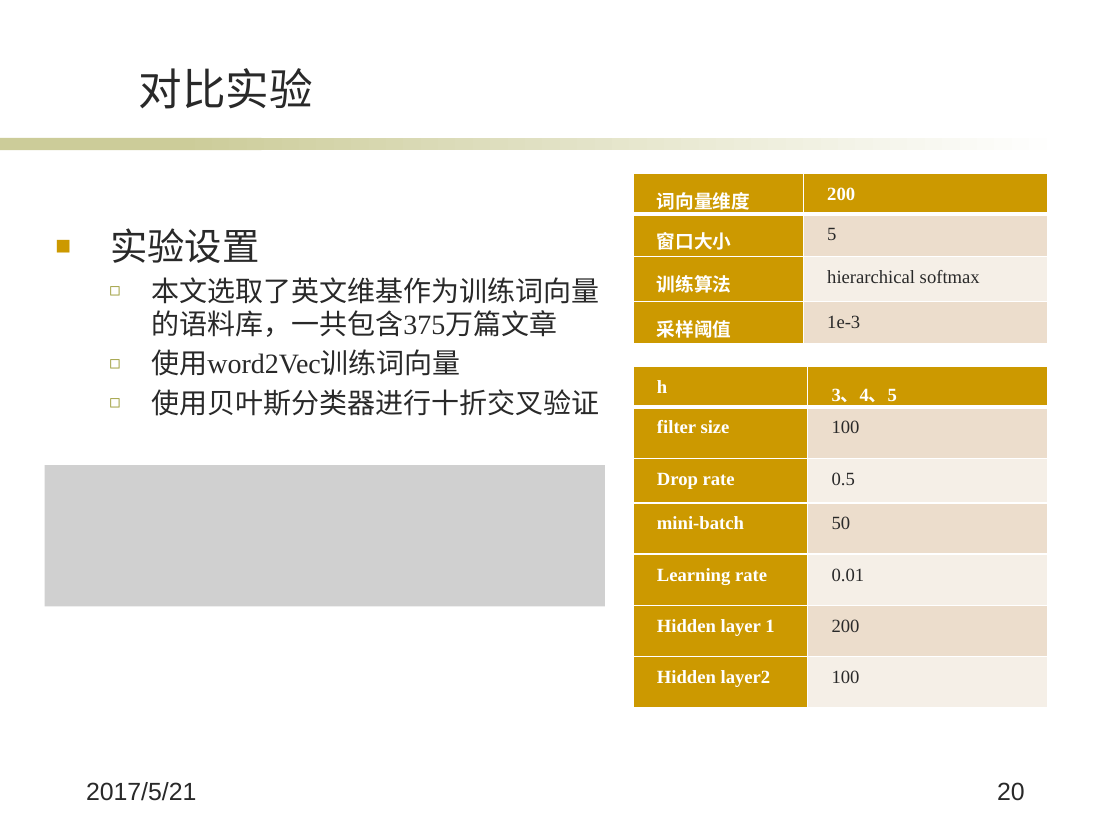
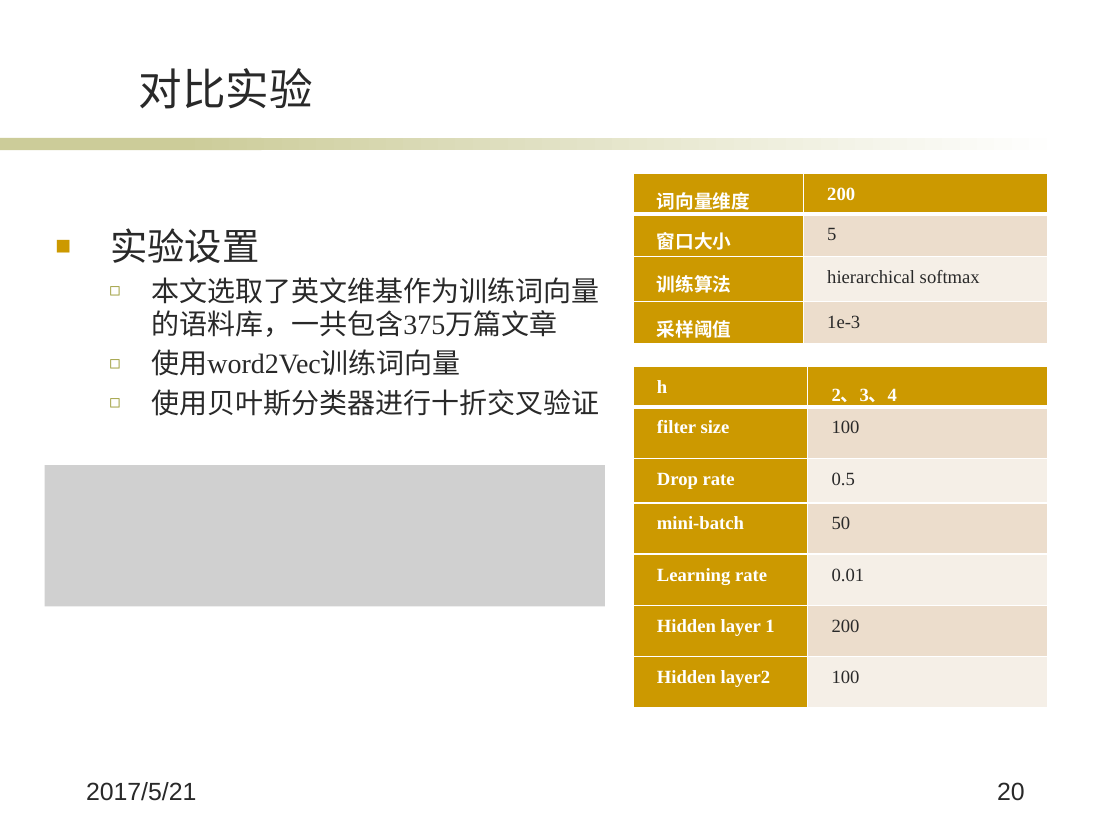
Before and after one commit to wqpod2g/paper, a slide deck: slide 20 of 毕业答辩ppt.pptx. Drawn at 1120x840 pixels with LibreOffice and Linux fonts; fonts in the diff are those of the drawing; grey boxes stand for pictures; background and template pictures are left out. Boxes give left, top, right and bottom in pixels: in the first picture for what was removed or moved away, otherwise in the second. Text is boxed around its words. In the diff, an @@ line names an element or a change of style, - is before the commit and + after.

```diff
--- a/毕业答辩ppt.pptx
+++ b/毕业答辩ppt.pptx
@@ table at [633,366,1047,706] @@
-row 1, column 2: 3、4、5
+row 1, column 2: 2、3、4
```
Also in this commit, not shown: 6 other slides changed.
